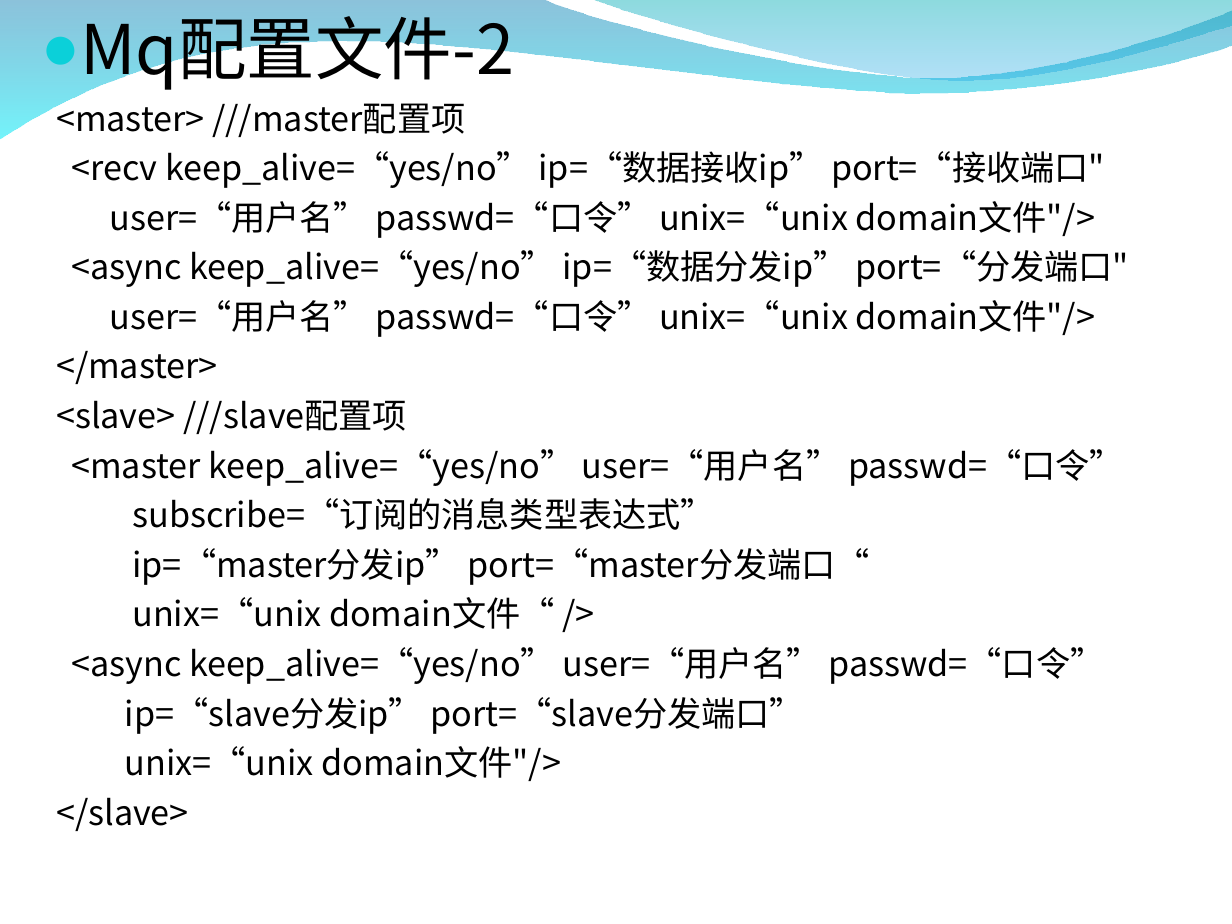
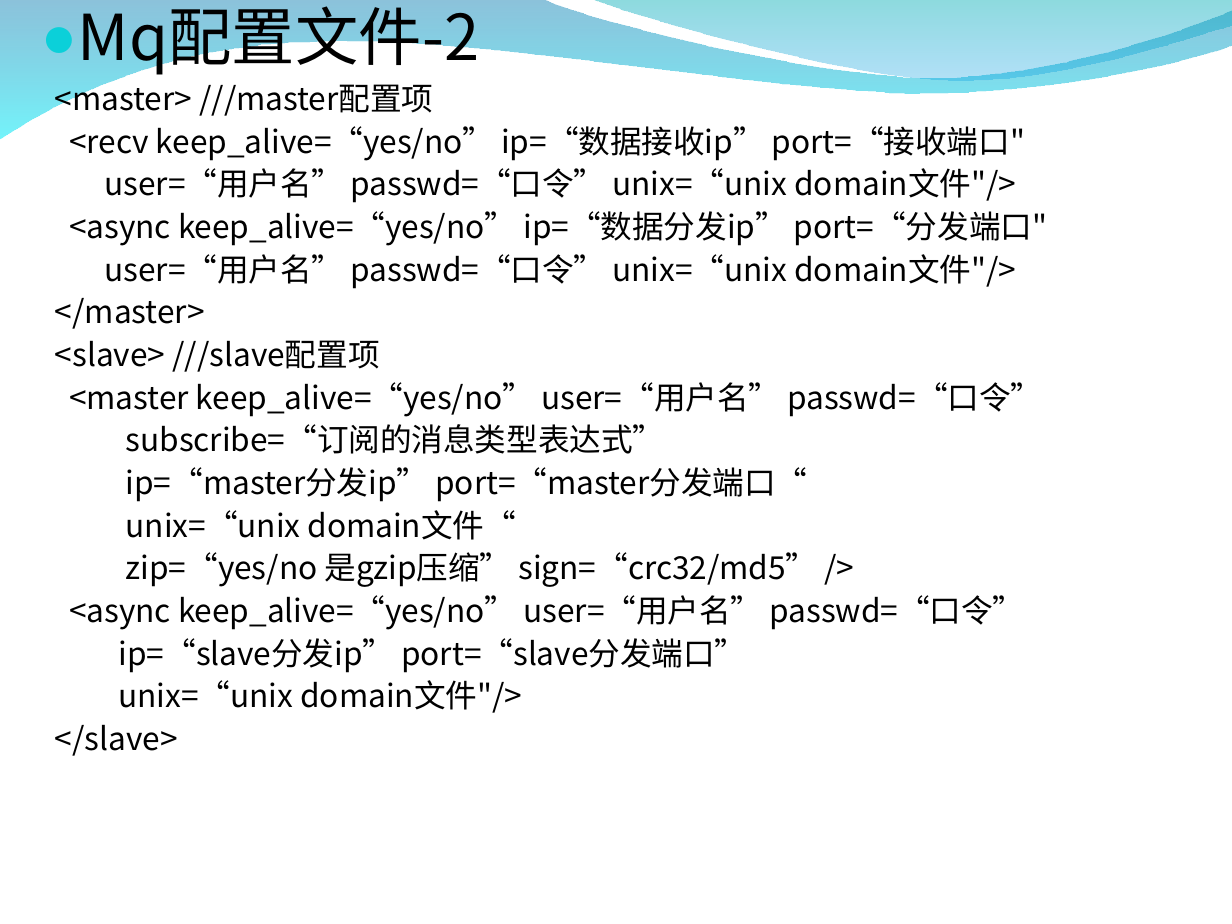
Before and after one commit to zxf1864/cwinux-mq, a slide deck: slide 8 of mq/doc/mq_introduce.ppt. Drawn at 1232x924 pixels with LibreOffice and Linux fonts; fonts in the diff are those of the drawing; background and template pictures are left out. Boxes give left, top, right and bottom in pixels: in the first picture for what was removed or moved away, otherwise in the second. Text is boxed around its words. In the diff, an @@ line names an element or a change of style, - is before the commit and + after.

```diff
--- a/mq/doc/mq_introduce.ppt
+++ b/mq/doc/mq_introduce.ppt
@@ text at (55,6,1047,756): size 32 to 29.6 pt in "Mq配置文件-2"; size 16 to 14.8 pt in "<master> ///master配置项", "<recv keep_alive=“yes/no” ip=“数据接收ip” port=“接收端口"", "user=“用户名” passwd=“口令” unix=“unix domain文件"/>", "<async keep_alive=“yes/no” ip=“数据分发ip” port=“分发端口"" and 10 more places; line spacing 1 to 0.9 @@
@@ text at (126,510,817,587): text changed; size 16 to 14.8 pt @@
-unix=“unix domain文件“ />
+unix=“unix domain文件“
+zip=“yes/no 是gzip压缩” sign=“crc32/md5” />
```
Also in this commit, not shown: 12 other slides changed, 10 slides added, 1 other file.
